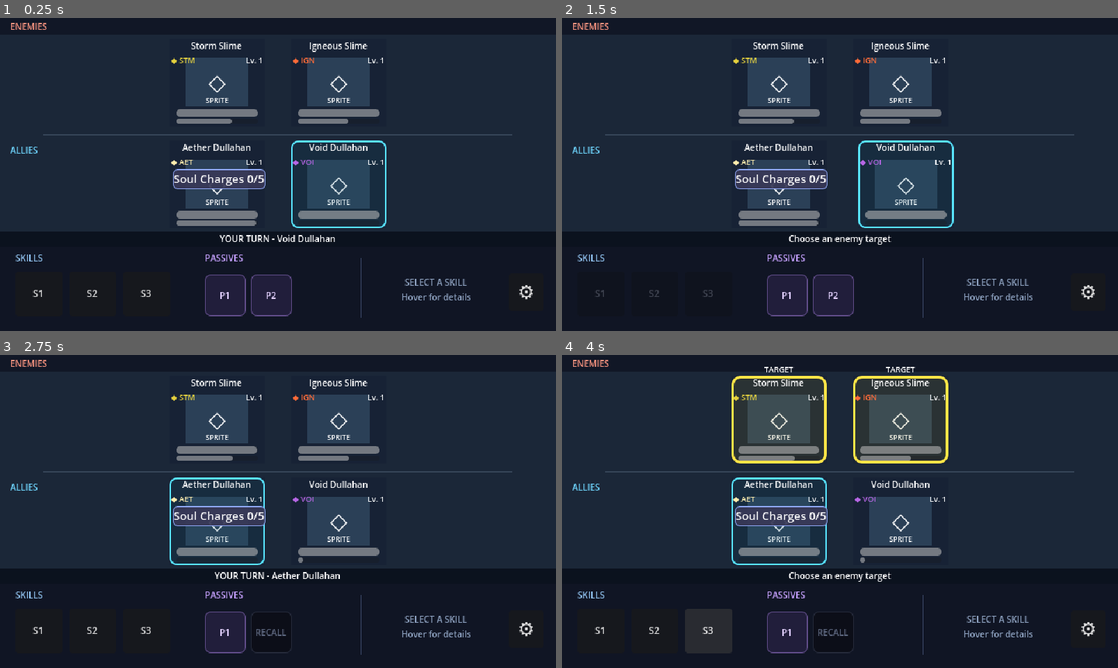
Above: before the commit, frames 1-4 (two rows, left to right).
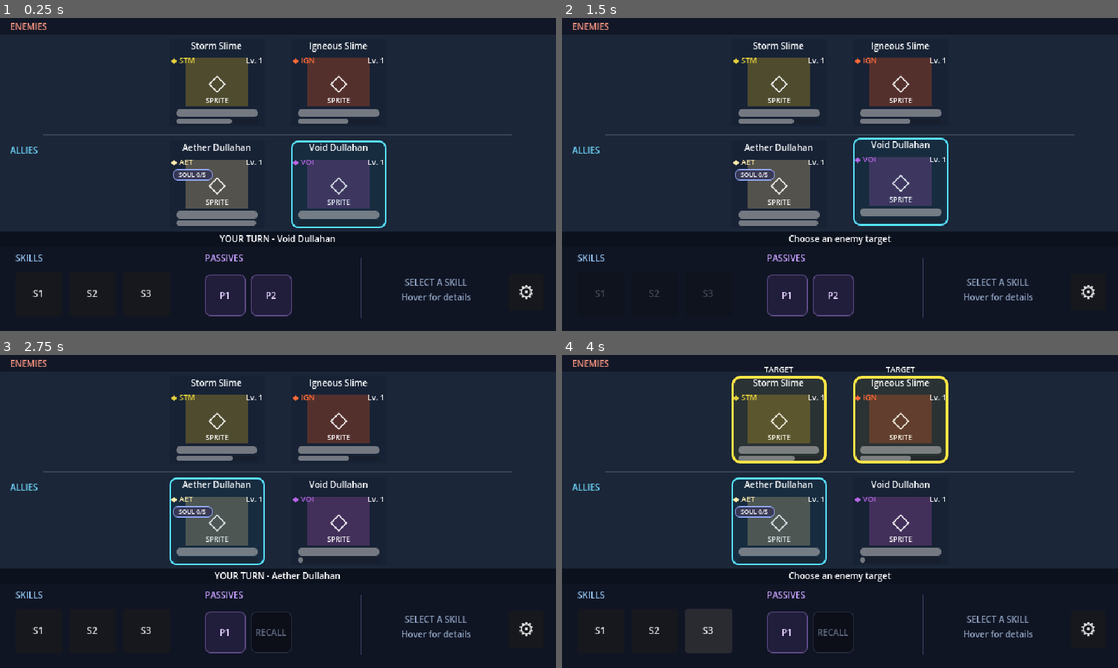
Above: after the commit, the same moments.

Repository: Akharyuu/monster-rpg
Game: Godot game, scene res://scenes/battle/battle_screen.tscn
Two runs of this game, one before a commit and one after it. Both use one fixed random seed, a clock stepped at 60 frames per second and the inputs below.
Inputs (mouse positions are in pixels of both pictures, inside the frame that each line leads up to):
- Up to frame 1 (0.25 s): no input
- Up to frame 2 (1.5 s): click "S1" at 0.5 s; click (778, 83) at 1.27 s
- Up to frame 3 (2.75 s): click "P1" at 2 s
- Up to frame 4 (4 s): click "S2" at 2.75 s; click "S3" at 3.5 s

The runs differ from the first frame. In frame 1, 5.2% of the frame differs, in the area x 31-67%, y 12-61%; in frame 2, 7.2%, in the area x 31-71%, y 12-68%; in frame 3, 5.2%; in frame 4, 5.2%.

Commit message:
ui: wire compact formation, responsive buttons and sprite placeholders

Diff:
--- a/godot/scenes/battle/monster_battle_hud.gd
+++ b/godot/scenes/battle/monster_battle_hud.gd
@@ -14,6 +14,7 @@
 @onready var battle_state_container: HBoxContainer = $"Battle States"
 @onready var status_container: HBoxContainer = $"Status"
 @onready var target_button: Button = $"Target Button"
+@onready var portrait: ColorRect = $"Portrait"
 
 var bound_monster
 var is_enemy := false
@@ -53,6 +54,9 @@
     level_label.text = "Lv. %d" % bound_monster.level
 
     hp_bar.value = bound_monster.health
+    hp_bar.tooltip_text = "%d / %d HP" % [
+        bound_monster.health, bound_monster.max_health
+    ]
     action_gauge.value = (
         bound_monster.action_gauge * 100.0
     )
@@ -166,6 +170,11 @@
     attribute_label.add_theme_color_override(
         "font_color",
         attribute_color
+    )
+    portrait.color = Color(
+        0.07 + attribute_color.r * 0.26,
+        0.08 + attribute_color.g * 0.26,
+        0.12 + attribute_color.b * 0.26, 1.0
     )
 
 
@@ -240,7 +249,8 @@
 func _create_status_badge(effect) -> Label:
     var badge := Label.new()
 
-    badge.custom_minimum_size = Vector2(58.0, 25.0)
+    badge.custom_minimum_size = Vector2(25.0, 12.0)
+    badge.add_theme_font_size_override("font_size", 7)
     badge.horizontal_alignment = HORIZONTAL_ALIGNMENT_CENTER
     badge.vertical_alignment = VERTICAL_ALIGNMENT_CENTER
 
@@ -251,10 +261,7 @@
     if effect.max_stacks > 1:
         text += " x%d" % effect.stacks
 
-    badge.text = "%s · %d" % [
-        text,
-        effect.remaining_turns
-    ]
+    badge.text = "%s%d" % [text.left(3), effect.remaining_turns]
 
     badge.tooltip_text = "%s — %d turn(s)" % [
         effect.effect_name,
@@ -312,17 +319,19 @@
 ) -> Label:
     var badge := Label.new()
 
-    badge.custom_minimum_size = Vector2(94.0, 23.0)
+    badge.custom_minimum_size = Vector2(46.0, 12.0)
     badge.horizontal_alignment = HORIZONTAL_ALIGNMENT_CENTER
     badge.vertical_alignment = VERTICAL_ALIGNMENT_CENTER
     badge.add_theme_font_size_override(
         "font_size",
-        13
+        7
     )
 
     var display_name: String = (
         _battle_state_display_name(state_id)
     )
+
+    display_name = "SOUL" if state_id == "soul_charges" else display_name.left(4).to_upper()
 
     if maximum != null:
         badge.text = "%s %d/%d" % [
@@ -428,10 +437,9 @@
         return
 
     var start_position: Vector2 = position
-    var direction: float = -1.0 if is_enemy else 1.0
+    var direction: float = 1.0 if is_enemy else -1.0
     var attack_position := start_position + Vector2(
-        22.0 * direction,
-        0.0
+        0.0, 12.0 * direction
     )
 
     var tween := create_tween()
@@ -524,14 +532,8 @@
 
     add_child(damage_label)
 
-    damage_label.position = Vector2(
-        80.0,
-        35.0
-    )
-    damage_label.size = Vector2(
-        160.0,
-        36.0
-    )
+    damage_label.position = Vector2(-25.0, 32.0)
+    damage_label.size = Vector2(160.0, 26.0)
 
     var label_start: Vector2 = damage_label.position
     var label_end := label_start + Vector2(
@@ -601,14 +603,8 @@
 
     add_child(status_label)
 
-    status_label.position = Vector2(
-        80.0,
-        66.0
-    )
-    status_label.size = Vector2(
-        160.0,
-        32.0
-    )
+    status_label.position = Vector2(-25.0, 54.0)
+    status_label.size = Vector2(160.0, 24.0)
 
     var start_position: Vector2 = status_label.position
     var end_position := start_position + Vector2(
